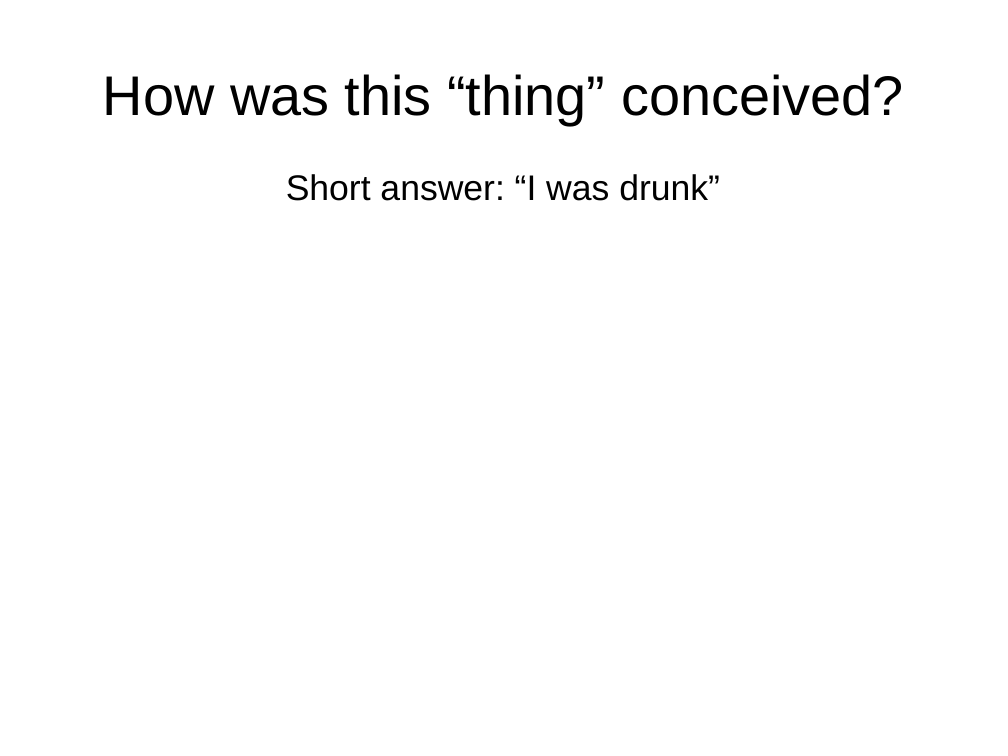
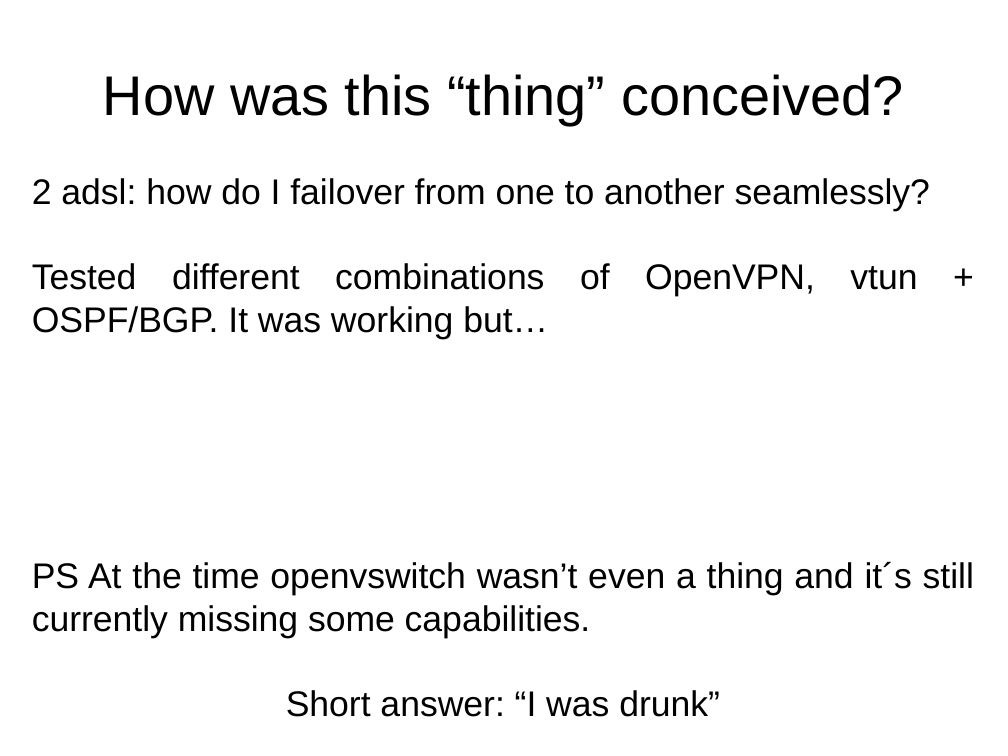
Before and after one commit to kronosnet/kronosnet, a slide deck: slide 2 of docs/kronosnet_architecture.odp (slide 4 before the commit). Drawn at 1008x756 pixels with LibreOffice and Linux fonts; fonts in the diff are those of the drawing. Boxes give left, top, right and bottom in pixels: in the first picture for what was removed or moved away, otherwise in the second. Text is boxed around its words. In the diff, an @@ line names an element or a change of style, - is before the commit and + after.

```diff
--- a/docs/kronosnet_architecture.odp
+++ b/docs/kronosnet_architecture.odp
@@ text added at box(32, 178, 974, 717), 28 pt, text #000000 @@
+2 adsl: how do I failover from one to another seamlessly?
+Tested different combinations of OpenVPN, vtun + OSPF/BGP. It was working but…
+PS At the time openvswitch wasn’t even a thing and it´s still currently missing some capabilities.
+Short answer: “I was drunk”
@@ text removed at box(286, 174, 720, 201) @@
-Short answer: “I was drunk”
```
Also in this commit, not shown: 6 other slides changed, 1 slide added, 1 slide removed.
